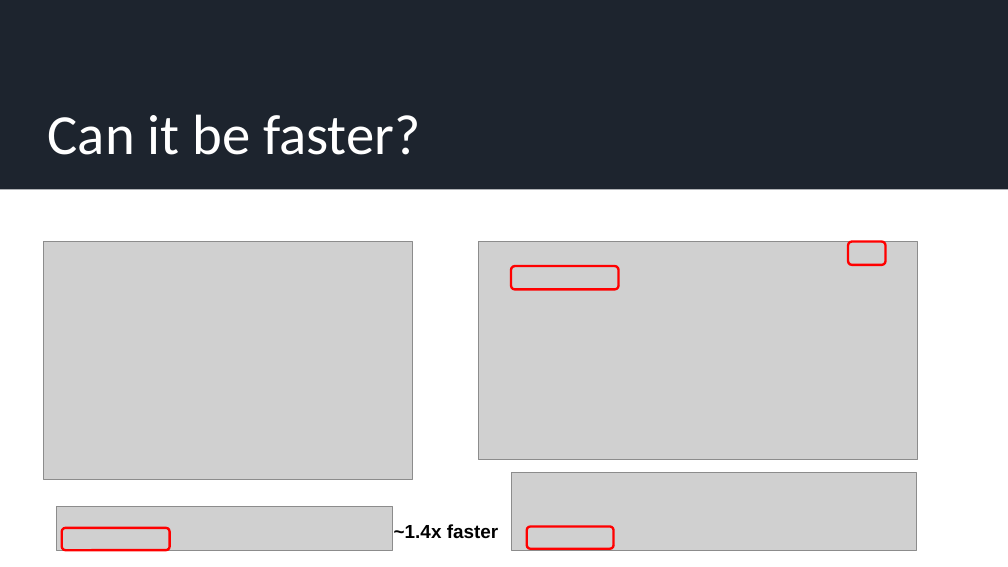
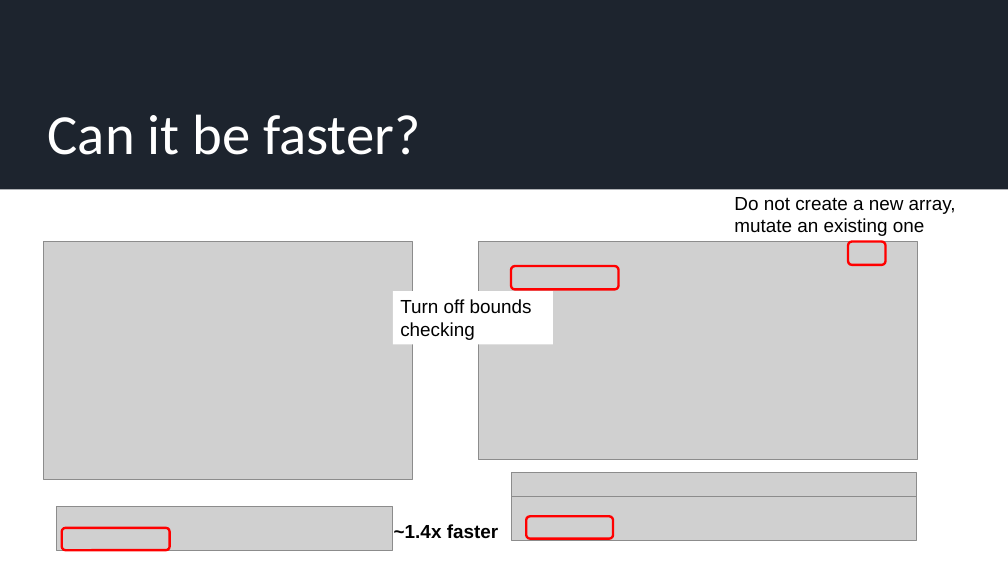
Before and after one commit to JamieMair/julia-for-research-with-hpc, a slide deck: slide 17 of Practical examples of accelerating numerical and ML research.pptx (slide 8 before the commit). Drawn at 1008x567 pixels with LibreOffice and Linux fonts; fonts in the diff are those of the drawing; grey boxes stand for pictures. Boxes give left, top, right and bottom in pixels: in the first picture for what was removed or moved away, otherwise in the second. Text is boxed around its words. In the diff, an @@ line names an element or a change of style, - is before the commit and + after.

```diff
--- a/Practical examples of accelerating numerical and ML research.pptx
+++ b/Practical examples of accelerating numerical and ML research.pptx
@@ text added at bbox=[734, 197, 956, 236], 18 pt, text #000000 @@
+Do not create a new array, mutate an existing one
@@ rectangle added at bbox=[393, 291, 554, 345], fill #FFFFFF, 18 pt, text #000000 @@
+Turn off bounds checking
@@ picture: place and size @@
-picture at bbox=[511, 473, 917, 550]
+picture at bbox=[511, 473, 917, 500]
@@ picture added at bbox=[511, 497, 917, 541] @@
@@ rounded rectangle: place and size @@
-rounded rectangle at bbox=[527, 526, 614, 549]
+rounded rectangle at bbox=[526, 516, 613, 539]
```
Also in this commit, not shown: 9 other slides changed, 2 slides added, 1 slide removed, 2 other files.
